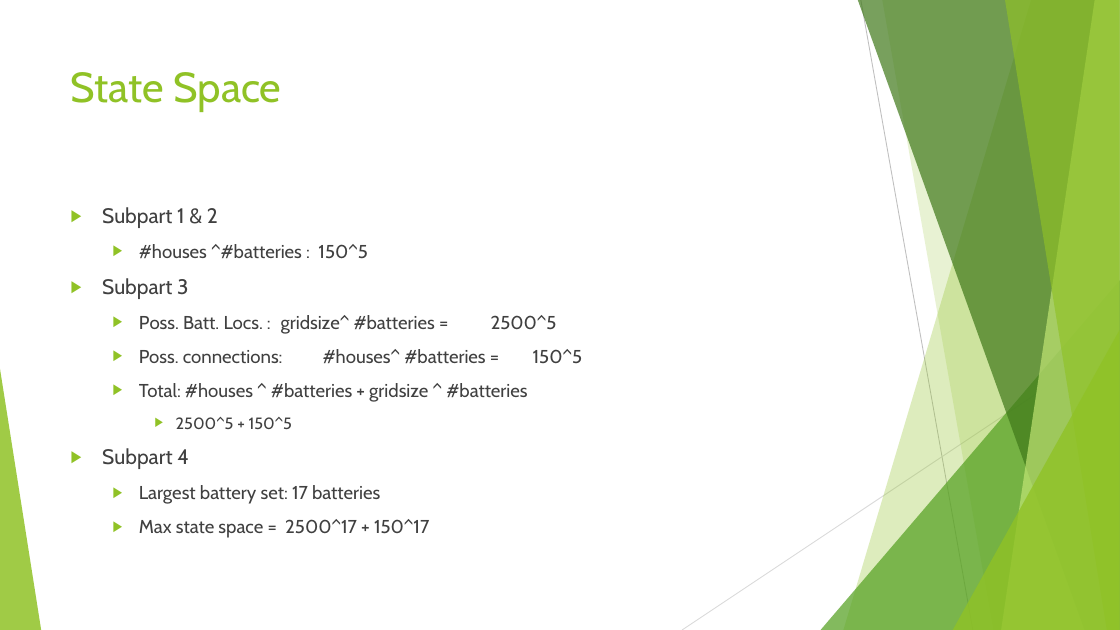
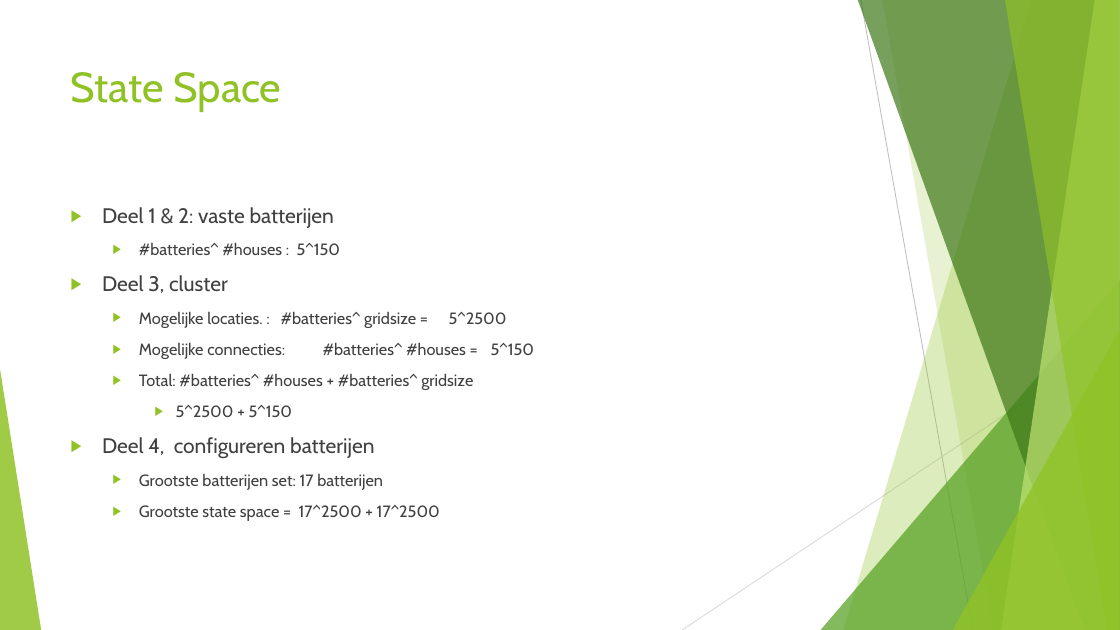
Before and after one commit to JSMR-heuristics/JSMR, a slide deck: slide 4 of EndPres.pptx. Drawn at 1120x630 pixels with LibreOffice and Linux fonts; fonts in the diff are those of the drawing. Boxes give left, top, right and bottom in pixels: in the first picture for what was removed or moved away, otherwise in the second. Text is boxed around its words. In the diff, an @@ line names an element or a change of style, - is before the commit and + after.

```diff
--- a/EndPres.pptx
+++ b/EndPres.pptx
@@ text at bbox=[102, 207, 473, 521]: text changed; size 16 to 14 pt @@
-▶ Subpart 1 & 2
-  ▶ #houses ^#batteries : 150^5
-▶ Subpart 3
-  ▶ Poss. Batt. Locs. : gridsize^ #batteries = 2500^5
-  ▶ Poss. connections: #houses^ #batteries = 150^5
-  ▶ Total: #houses ^ #batteries + gridsize ^ #batteries
-    ▶ 2500^5 + 150^5
-▶ Subpart 4
-  ▶ Largest battery set: 17 batteries
-  ▶ Max state space = 2500^17 + 150^17
+▶ Deel 1 & 2: vaste batterijen
+  ▶ #batteries^ #houses : 5^150
+▶ Deel 3, cluster
+  ▶ Mogelijke locaties. : #batteries^ gridsize = 5^2500
+  ▶ Mogelijke connecties: #batteries^ #houses = 5^150
+  ▶ Total: #batteries^ #houses + #batteries^ gridsize
+    ▶ 5^2500 + 5^150
+▶ Deel 4, configureren batterijen
+  ▶ Grootste batterijen set: 17 batterijen
+  ▶ Grootste state space = 17^2500 + 17^2500
```
Also in this commit, not shown: 9 other slides changed, 1 slide added, 1 slide removed.
